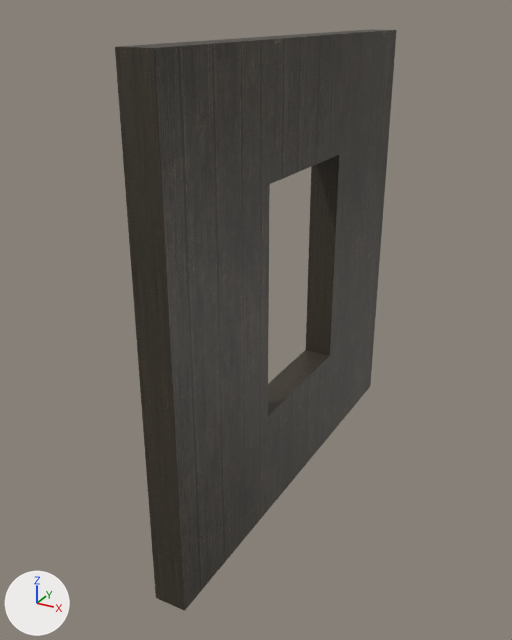
Two versions of the FBX model Lost Files 01/Assets/Models/Egemen/WoodenPlankWall(WindowHole)2.fbx, one commit apart.
Both versions are drawn from a camera (50 mm lens) standing at (1.92, -3.97, 1.64) and looking at (-0.15, -0.2, -0.24). The lights are fixed; the arrows at lower left show +X, +Y and +Z.
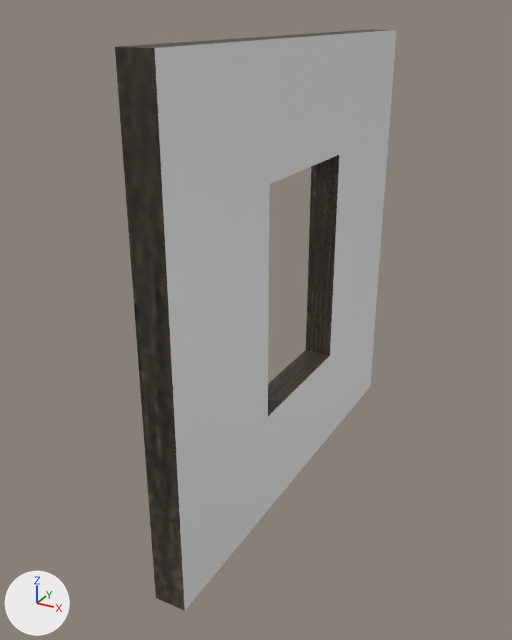
What changed in the scene script:
```text
Add mat_material_006:
    mat_material_006 = principled_material('Material.006')
    mat_material_006.base_color = (0.8, 0.8, 0.8)  # white #e7e7e7
Add mat_material_007:
    mat_material_007 = principled_material('Material.007')
    mat_material_007.base_color = (0.8, 0.8, 0.8)  # white #e7e7e7
Change me_cube_005:
    where me_cube_005.from_pydata(...)  # 64 vertices, 64 faces; spans x -0.1..0.1, y -1.5..1.5, z -1.5..1.5
    used by ob_cube; location = (0.0, 0.0, 0.0)
    me_cube_005 part 1: all 18 faces centred in x 0.1, y -1.0..1.0, z -1.25..1.25 switch from mat_woodplank1_004 (picture img_wooden_planks_pt_1_1_png) to mat_material_006 (white #e7e7e7)
    add me_cube_005.materials.append(mat_material_007)  # white #e7e7e7
```

Pixel boxes (x1, y1, x2, y2) of what changed, in the pictures (512 x 640 px):
part 1 of me_cube_005, recoloured (black to grey): (155, 30, 397, 610) in both
